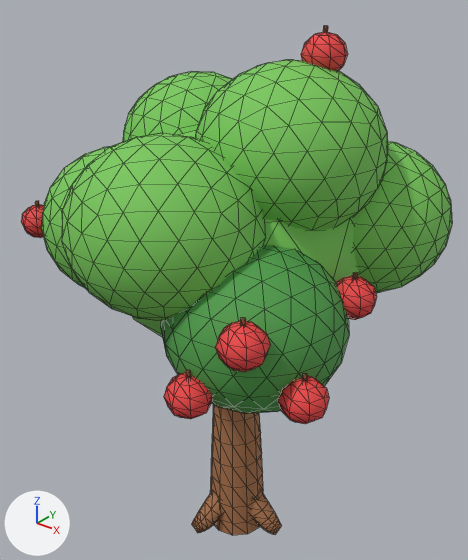
The glTF model game/assets/models/prop_tree_fruit.glb as it was, and as the next commit left it.
Rendered twice from a 50 mm lens placed at (2.34, -2.97, 3.81), pointed at (-0.08, 0.06, 1.93). The lights are fixed; the arrows at lower left show +X, +Y and +Z. The older version comes first. Mesh edges are drawn as thin lines. Vertices at exactly the same position are counted once.

Objects in the first picture: 'prop_tree_fruit'.
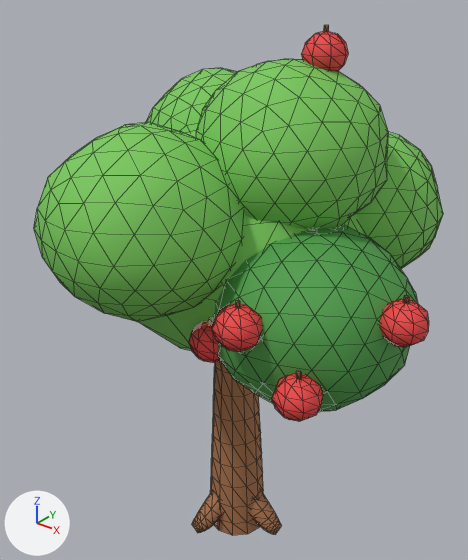
Changed parts and their boxes [x1, y1, x2, y2] in the pictures (468 x 560 px; the box of a moved part takes in the faces that stretch with it):
```json
{"object": "prop_tree_fruit", "change": "reshaped", "before": [21, 26, 452, 535], "after": [34, 25, 443, 535]}
{"part": 1, "of": "me_prop_tree_fruit", "change": "moved or reshaped", "before": [21, 205, 44, 238], "on screen": "not visible afterwards"}
{"part": 2, "of": "me_prop_tree_fruit", "change": "moved or reshaped", "before": [215, 321, 270, 372], "after": [212, 304, 262, 352]}
{"part": 3, "of": "me_prop_tree_fruit", "change": "moved or reshaped", "before": [278, 376, 329, 424], "after": [272, 374, 323, 422]}
{"part": 4, "of": "me_prop_tree_fruit", "change": "moved or reshaped", "before": [336, 276, 377, 320], "after": [380, 299, 429, 347]}
{"part": 5, "of": "me_prop_tree_fruit", "change": "moved or reshaped", "before": [164, 372, 213, 419], "after": [188, 321, 220, 363]}
{"part": 6, "of": "me_prop_tree_fruit", "change": "moved or reshaped", "before": [241, 318, 246, 326], "after": [236, 301, 240, 308]}
{"part": 7, "of": "me_prop_tree_fruit", "change": "moved or reshaped", "before": [302, 373, 308, 382], "after": [296, 371, 302, 379]}
{"part": 8, "of": "me_prop_tree_fruit", "change": "moved or reshaped", "before": [353, 272, 358, 280], "after": [403, 296, 410, 304]}
{"part": 9, "of": "me_prop_tree_fruit", "change": "moved or reshaped", "before": [186, 370, 191, 378], "after": [209, 317, 213, 324]}
{"part": 10, "of": "me_prop_tree_fruit", "change": "moved or reshaped", "before": [41, 60, 452, 413], "after": [34, 59, 443, 412]}
```

Scene script edits in JSON lines:
```json
{"block": "me_prop_tree_fruit", "where": "# used by ob_prop_tree_fruit; location = (0.0, 0.0, 0.0)"}
{"op": "remove", "block": "me_prop_tree_fruit", "code": "me_prop_tree_fruit.from_pydata(...)  # 1844 vertices, 3540 faces; spans x -1.43..1.14, y -1.23..1.27, z -0.05..3.53"}
{"op": "add", "block": "me_prop_tree_fruit", "code": "me_prop_tree_fruit.from_pydata(...)  # 1844 vertices, 3540 faces; spans x -1.29..1.42, y -1.26..1.2, z -0.05..3.53"}
{"block": "me_prop_tree_fruit", "change": "me_prop_tree_fruit part 1: the loose piece of 42 vertices spanning x -1.43..-1.18, y -0.66..-0.41, z 2.13..2.35 is moved by (0.13, 0.04, 0.0)"}
{"block": "me_prop_tree_fruit", "change": "me_prop_tree_fruit part 2: the loose piece of 42 vertices spanning x 0.69..0.94, y -1.11..-0.86, z 2.16..2.38 is moved by (-0.13, 0.13, -0.01)"}
{"block": "me_prop_tree_fruit", "change": "me_prop_tree_fruit part 3: the loose piece of 42 vertices spanning x 0.89..1.14, y -0.9..-0.65, z 1.84..2.06 is moved by (-0.03, -0.01, 0.01)"}
{"block": "me_prop_tree_fruit", "change": "me_prop_tree_fruit part 4: the loose piece of 42 vertices spanning x 0.82..1.07, y -0.35..-0.1, z 2.14..2.36 is moved by (0.34, -0.14, 0.03)"}
{"block": "me_prop_tree_fruit", "change": "me_prop_tree_fruit part 5: the loose piece of 42 vertices spanning x 0.41..0.66, y -1.18..-0.93, z 1.8..2.02 is moved by (-0.16, 0.36, 0.08)"}
{"block": "me_prop_tree_fruit", "change": "me_prop_tree_fruit part 6: the loose piece of 8 vertices spanning x 0.8..0.82, y -1.0..-0.97, z 2.36..2.41 is moved by (-0.13, 0.13, -0.01)"}
{"block": "me_prop_tree_fruit", "change": "me_prop_tree_fruit part 7: the loose piece of 8 vertices spanning x 1.0..1.03, y -0.79..-0.76, z 2.04..2.09 is moved by (-0.03, -0.01, 0.01)"}
{"block": "me_prop_tree_fruit", "change": "me_prop_tree_fruit part 8: the loose piece of 8 vertices spanning x 0.93..0.96, y -0.24..-0.21, z 2.34..2.39 is moved by (0.34, -0.14, 0.03)"}
{"block": "me_prop_tree_fruit", "change": "me_prop_tree_fruit part 9: the loose piece of 8 vertices spanning x 0.52..0.55, y -1.07..-1.04, z 2.0..2.05 is moved by (-0.16, 0.36, 0.08)"}
{"block": "me_prop_tree_fruit", "change": "me_prop_tree_fruit part 10: 1052 of 1844 vertices moved; they spanned x -1.36..1.12, y -1.23..1.27, z 1.42..3.35 and now span x -1.28..1.29, y -1.26..1.2, z 1.46..3.36; mean shift (-0.04, 0.09, 0.0); largest move (0.99, -0.79, 2.09) -> (1.29, -0.32, 2.09)"}
{"block": "me_prop_tree_fruit", "change": "other edits to the shape of me_prop_tree_fruit do not show in these pictures"}
```
